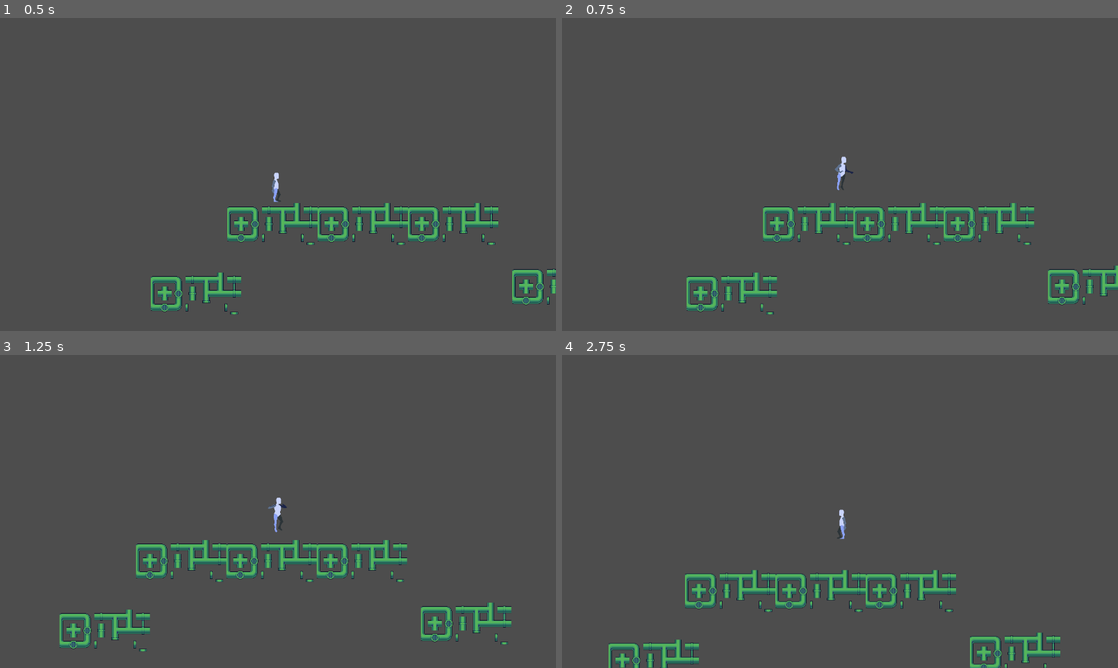
Above: before the commit, frames 1-4 (two rows, left to right).
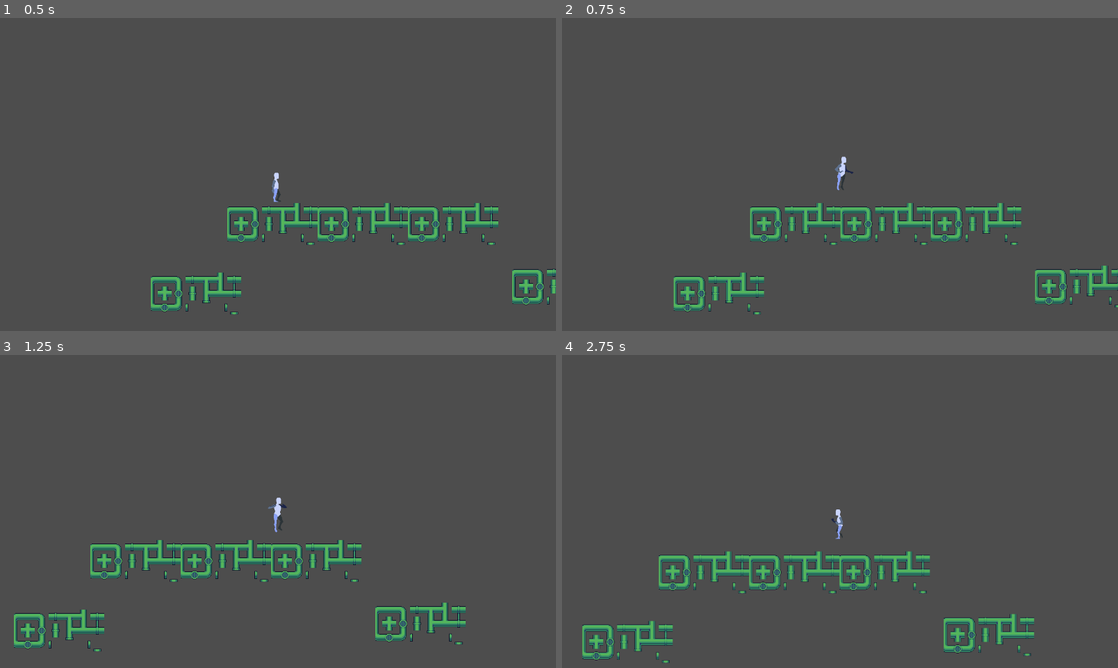
Above: after the commit, the same moments.

Repository: erickjimenez2909/PrototipoDeVideoJuego
Game: Godot game, scene res://Escenas/MainScene.tscn
Two runs of this game, one before a commit and one after it. Both use one fixed random seed, a clock stepped at 60 frames per second and the inputs below.
Inputs:
- Up to frame 1 (0.5 s): no input
- Up to frame 2 (0.75 s): tap Enter (ui_accept) at 0.5 s; hold Right (ui_right) from 0.53 s (still down); hold Shift (shift, bound only after the commit) from 0.53 s (still down)
- Up to frame 3 (1.25 s): keep holding Right (ui_right); keep holding Shift (shift, bound only after the commit); tap Enter (ui_accept) at 0.77, 0.8, 1.07 s
- Up to frame 4 (2.75 s): release Shift (shift, bound only after the commit) at 1.28 s; tap Enter (ui_accept) at 1.35, 1.52, 1.82, 2.3 s; tap Shift (shift, bound only after the commit) at 1.55 s; release Right (ui_right) at 2.03 s; hold Left (ui_left) from 2.03 s (still down); hold Shift (shift, bound only after the commit) from 2.03 s (still down)

Frame 1 is identical in both runs. In frame 2, 4.8% of the frame differs, in the area x 20-100%, y 59-95%; in frame 3, 6.9%; in frame 4, 9.1%, in the area x 3-90%, y 49-100%.

Commit message:
Modularizacion de funciones y Añadido de Running al personaje

Diff:
--- a/Escenas/personaje_culero.gd
+++ b/Escenas/personaje_culero.gd
@@ -1,95 +1,122 @@
 extends CharacterBody2D
 
+# Constantes
 const SPEED = 300.0
 const JUMP_VELOCITY = -400.0
+const DOUBLE_TAP_THRESHOLD = 0.3
+const DASH_DURATION = 0.4
+const DASH_MULTIPLIER = 2.5
+const RUN_MULTIPLIER = 1.5
+
+# Estado
 var isJumping = false
-var jump_requested
+var jump_requested = false
 var is_animating_jump = false
+var is_dashing = false
+var is_running = false
 
-#VARIABLES PARA DASH
+# Dash
 var last_input_time := 0.0
-var double_tap_threshold := 0.3 # segundos
 var last_direction := 0
-var is_dashing := false
-var dash_speed := SPEED * 2.5
-var dash_duration := 0.4
 var dash_timer := 0.0
 
+# Velocidades
+var dash_speed := SPEED * DASH_MULTIPLIER
+var run_speed := SPEED * RUN_MULTIPLIER
+
 func _physics_process(delta: float) -> void:
-	# Aplicar gravedad si no está en el suelo
 	if not is_on_floor():
 		velocity += get_gravity() * delta
 
-	# Saltar si se presiona el botón y está en el suelo
+	check_jump()
+	isJumping = not is_on_floor()
+
+	var direction := get_movement_direction()
+	check_dash_input()
+	check_running_state()
+	apply_horizontal_movement(direction, delta)
+	update_animation(direction)
+
+	move_and_slide()
+
+func get_movement_direction() -> float:
+	return Input.get_axis("ui_left", "ui_right")
+
+func check_jump() -> void:
 	if Input.is_action_just_pressed("ui_accept") and is_on_floor():
 		$AnimatedSprite2D.play("jumping")
 		jump_requested = true
 		is_animating_jump = true
-		$JumpTimer.start()  # Inicia el temporizador
+		$JumpTimer.start()
 
-	# Actualizar estado de salto
-	isJumping = not is_on_floor()
-
-	# Movimiento horizontal
-	# Movimiento normal
-	var direction := Input.get_axis("ui_left", "ui_right")
-
-	# Dash solo si se presiona una dirección
+func check_dash_input() -> void:
 	if Input.is_action_just_pressed("ui_left"):
 		handle_double_tap(-1)
 	elif Input.is_action_just_pressed("ui_right"):
 		handle_double_tap(1)
 
-	# Movimiento horizontal con dash
+func check_running_state() -> void:
+	is_running = (
+		(Input.is_action_pressed("ui_left") or Input.is_action_pressed("ui_right"))
+		and Input.is_action_pressed("shift")
+	)
+
+func apply_horizontal_movement(direction: float, delta: float) -> void:
 	if is_dashing:
 		velocity.x = direction * dash_speed
 		dash_timer -= delta
 		if dash_timer <= 0:
 			is_dashing = false
 	else:
+		var speed = run_speed if is_running else SPEED
 		if direction:
-			velocity.x = direction * SPEED
+			velocity.x = direction * speed
 		else:
 			velocity.x = move_toward(velocity.x, 0, SPEED)
 
-	# Animación
-	decidirAnimacion(direction, isJumping)
-
-	# Aplicar movimiento
-	move_and_slide()
-
-func decidirAnimacion(direction, isJumping):
+func update_animation(direction: float) -> void:
 	if is_animating_jump:
 		if $AnimatedSprite2D.animation != "jumping":
 			$AnimatedSprite2D.play("jumping")
 		return
+
+	if is_running:
+		if $AnimatedSprite2D.animation != "running":
+			$AnimatedSprite2D.play("running")
+		$AnimatedSprite2D.flip_h = direction < 0
+		return
+
 	if is_dashing:
 		if $AnimatedSprite2D.animation != "dash":
 			$AnimatedSprite2D.play("dash")
+		$AnimatedSprite2D.flip_h = direction < 0
 		return
+
 	if direction != 0:
 		$AnimatedSprite2D.play("walking")
 		$AnimatedSprite2D.flip_h = direction < 0
 	else:
 		$AnimatedSprite2D.play("idle")
 
+func handle_double_tap(dir: int) -> void:
+	var current_time = Time.get_unix_time_from_system()
+	if dir == last_direction and (current_time - last_input_time) < DOUBLE_TAP_THRESHOLD:
+		is_dashing = true
+		dash_timer = DASH_DURATION
+	else:
+		last_input_time = current_time
+		last_direction = dir
 
 func _on_jump_timer_timeout() -> void:
 	if jump_requested:
 		velocity.y = JUMP_VELOCITY
 		jump_requested = false
 
-#Para activar dash solo cuando el jugador presione dos veces
-func handle_double_tap(dir: int) -> void:
-	var current_time = Time.get_unix_time_from_system()
-	if dir == last_direction and (current_time - last_input_time) < double_tap_threshold:
-		is_dashing = true
-		dash_timer = dash_duration
-	else:
-		last_input_time = current_time
-		last_direction = dir
-
-
 func _on_animated_sprite_2d_animation_finished() -> void:
 	if $AnimatedSprite2D.animation == "jumping":
 		is_animating_jump = false
+
+func _input(event):
+	if event is InputEventKey and event.keycode == KEY_SHIFT:
+		if not event.pressed:
+			is_running = false
--- a/project.godot
+++ b/project.godot
@@ -20,6 +20,14 @@
 window/size/viewport_width=1280
 window/size/viewport_height=720
 
+[input]
+
+shift={
+"deadzone": 0.2,
+"events": [Object(InputEventKey,"resource_local_to_scene":false,"resource_name":"","device":0,"window_id":0,"alt_pressed":false,"shift_pressed":false,"ctrl_pressed":false,"meta_pressed":false,"pressed":false,"keycode":0,"physical_keycode":4194325,"key_label":0,"unicode":0,"location":0,"echo":false,"script":null)
+]
+}
+
 [rendering]
 
 renderer/rendering_method="gl_compatibility"
Binary file removed: Assets/2 TilePrefabs/v7x1.png
Not shown, added: Escenas/Personaje_Culero.tscn95945328855.tmp
